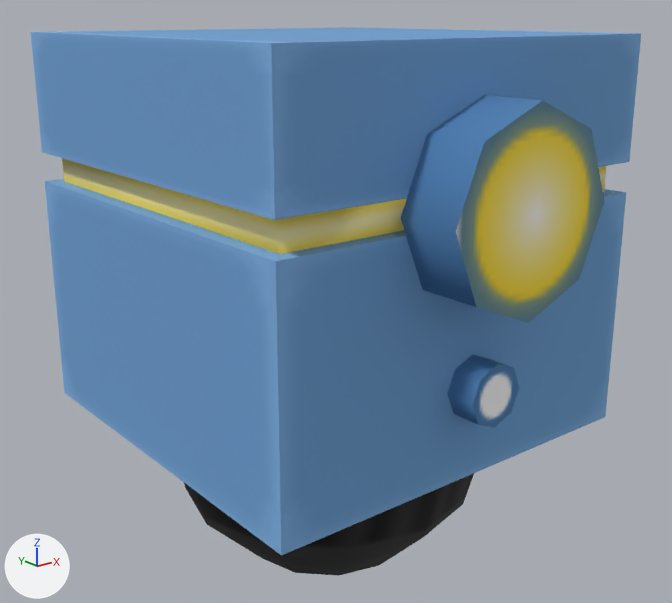
The COLLADA model Assets/models/robochef.dae: old version first, new version second.
The view is the same before and after, from a camera (50 mm lens) standing at (-9.64, -12.32, 9.85) and looking at (-0.05, -0.34, 5.06). The axes (+X, +Y, +Z) are drawn at lower left. The lights are the same throughout.

In view in the first picture: 'Box03', 'Cylinder05', 'Cylinder06', 'Duplicate00', 'Duplicate01', 'Regroup01', 'Regroup02', 'Regroup03', 'Regroup04', 'Regroup05', 'Regroup06', 'Sphere03'.
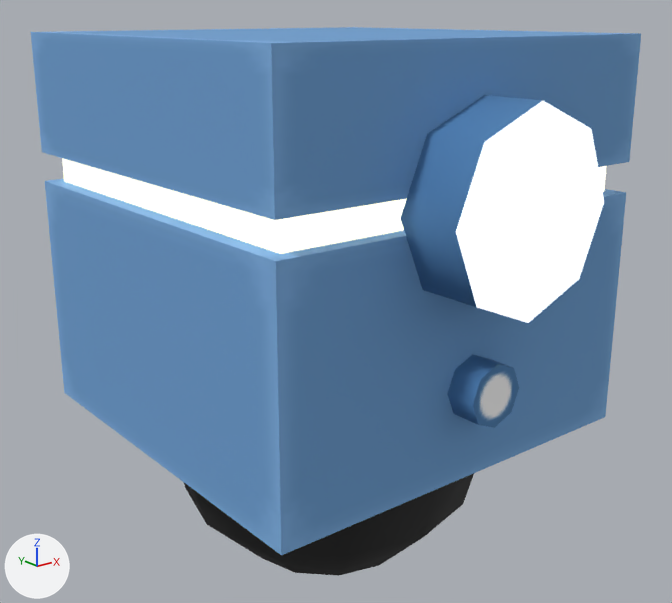
Location of each change, [x1, y1, x2, y2] in pixels of the pictures (672 x 603 px):
'Cylinder05', recoloured (yellow to white)
    both: [456, 101, 604, 323]
'Duplicate01', recoloured (yellow to white)
    both: [62, 158, 607, 254]

The change, as a list of edits to the scene's bpy script:
```text
Add img_robochef_png_001:
    img_robochef_png_001 = load_image('robochef.png.001', '../robochef.png', 128, 128, 'sRGB')
Add mat_material02:
    mat_material02 = principled_material('Material02')
    mat_material02.texture = img_robochef_png_001
    mat_material02.roughness = 0.9
    mat_material02.emission_strength = 1.0
Change me_cylinder05_geometry:
    where me_cylinder05_geometry.from_pydata(...)  # 9 vertices, 8 faces; spans x -1.5..1.5, y -4.5, z 5.75..8.75
    remove me_cylinder05_geometry.materials.append(mat_material01)  # picture img_robochef_png
    add me_cylinder05_geometry.materials.append(mat_material02)  # picture img_robochef_png_001
Change me_duplicate01_geometry:
    where me_duplicate01_geometry.from_pydata(...)  # 8 vertices, 8 faces; spans x -3.25..3.25, y -3.25..3.25, z 7.0..7.5
    remove me_duplicate01_geometry.materials.append(mat_material01)  # picture img_robochef_png
    add me_duplicate01_geometry.materials.append(mat_material02)  # picture img_robochef_png_001
```
